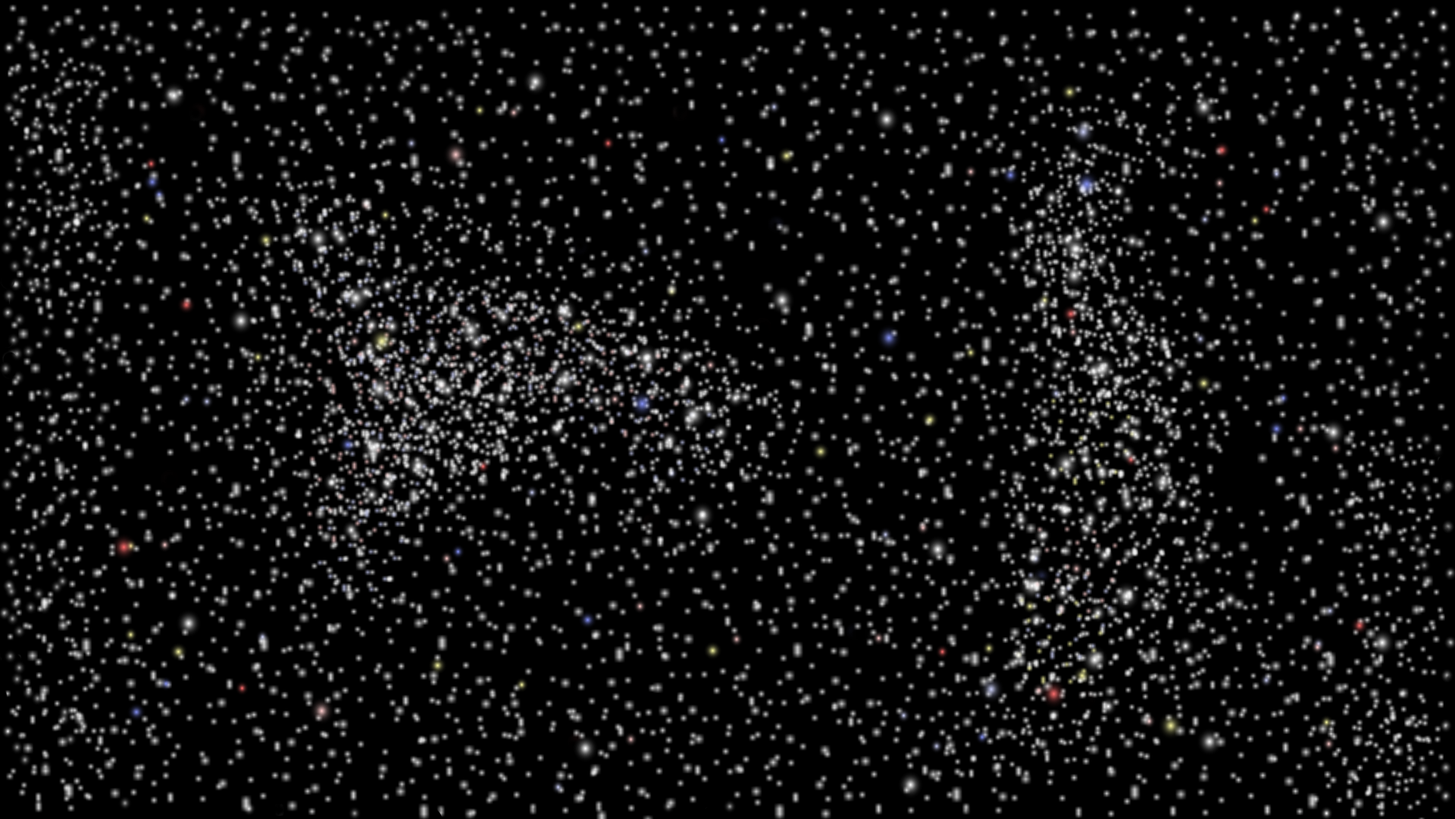
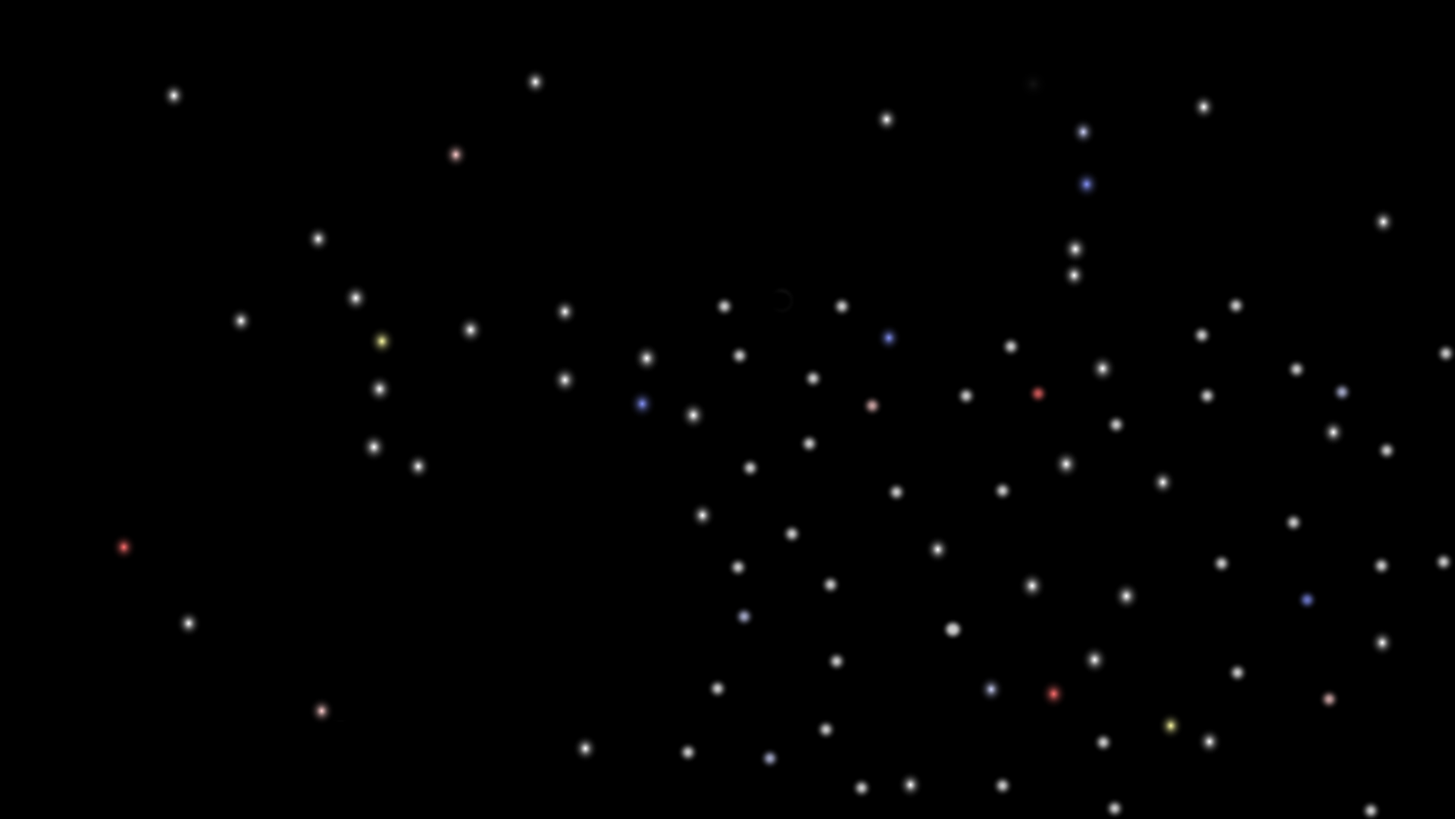
Revision of a layered 1455 × 819 image; what changed, layer by layer:
painted on "starsky_3" over [677, 288, 1455, 819]
hid "starsky_2", painted on it over [0, 1, 1455, 819]
hid "starsky_1", painted on it over [0, 1, 1455, 819]
